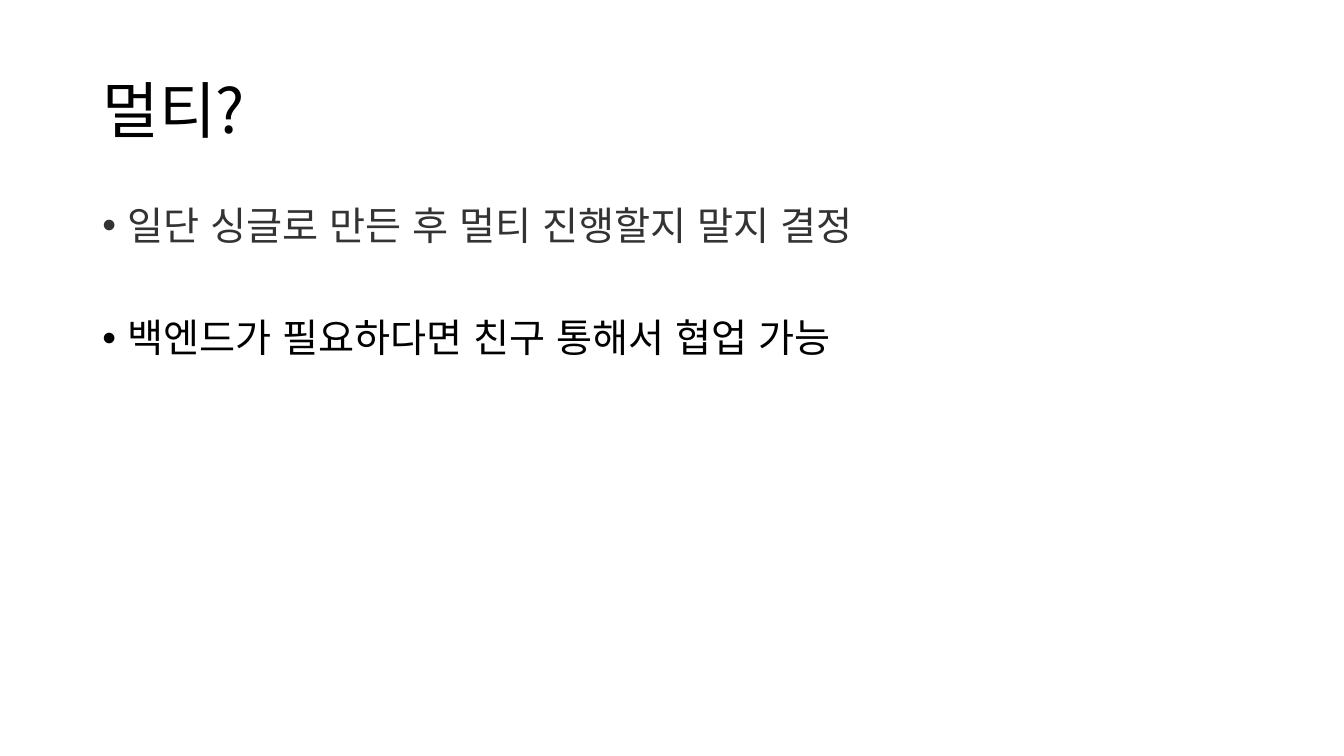
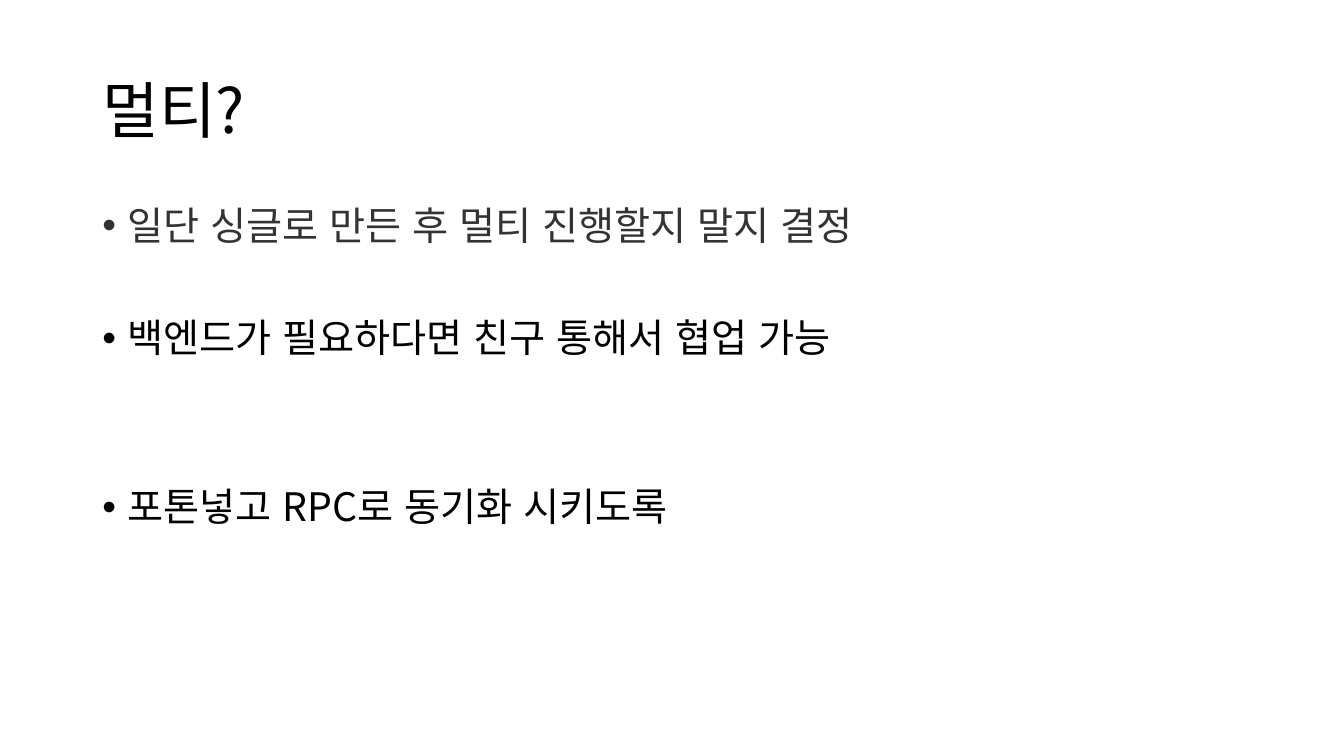
Before and after one commit to ksy642/MyPrototype, a slide deck: slide 3 of Documents/기획서/기획서.pptx. Drawn at 1344x756 pixels with LibreOffice and Linux fonts; fonts in the diff are those of the drawing. Boxes give left, top, right and bottom in pixels: in the first picture for what was removed or moved away, otherwise in the second. Text is boxed around its words. In the diff, an @@ line names an element or a change of style, - is before the commit and + after.

Commit message:
슬슬 다시 포폴작업 준비

```diff
--- a/Documents/기획서/기획서.pptx
+++ b/Documents/기획서/기획서.pptx
@@ text at (128,488,667,524): paragraph added @@
+• 포톤넣고 RPC로 동기화 시키도록
```
